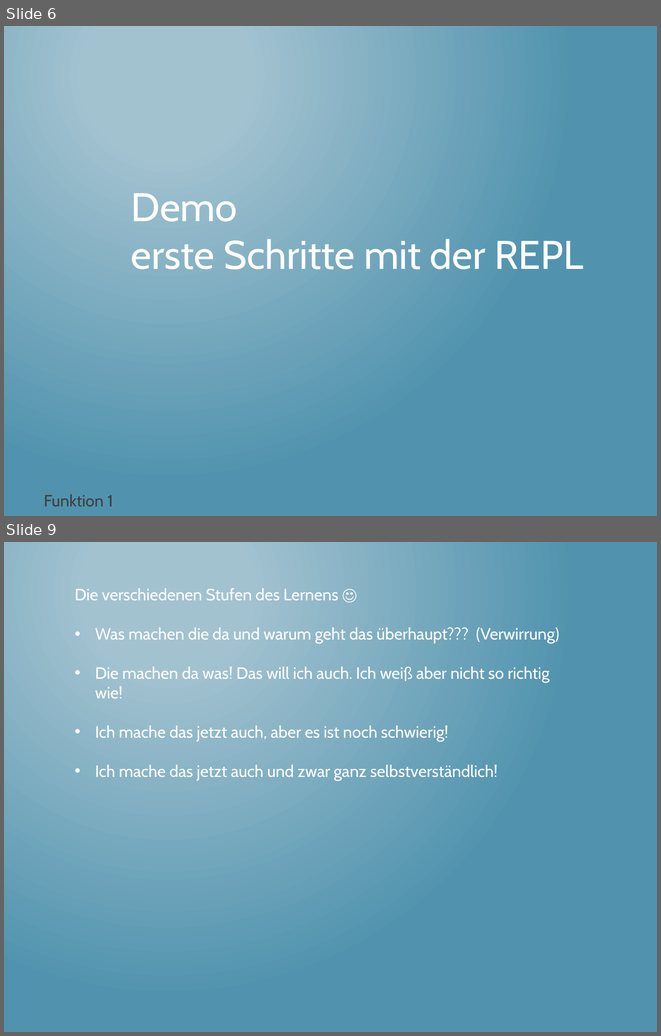
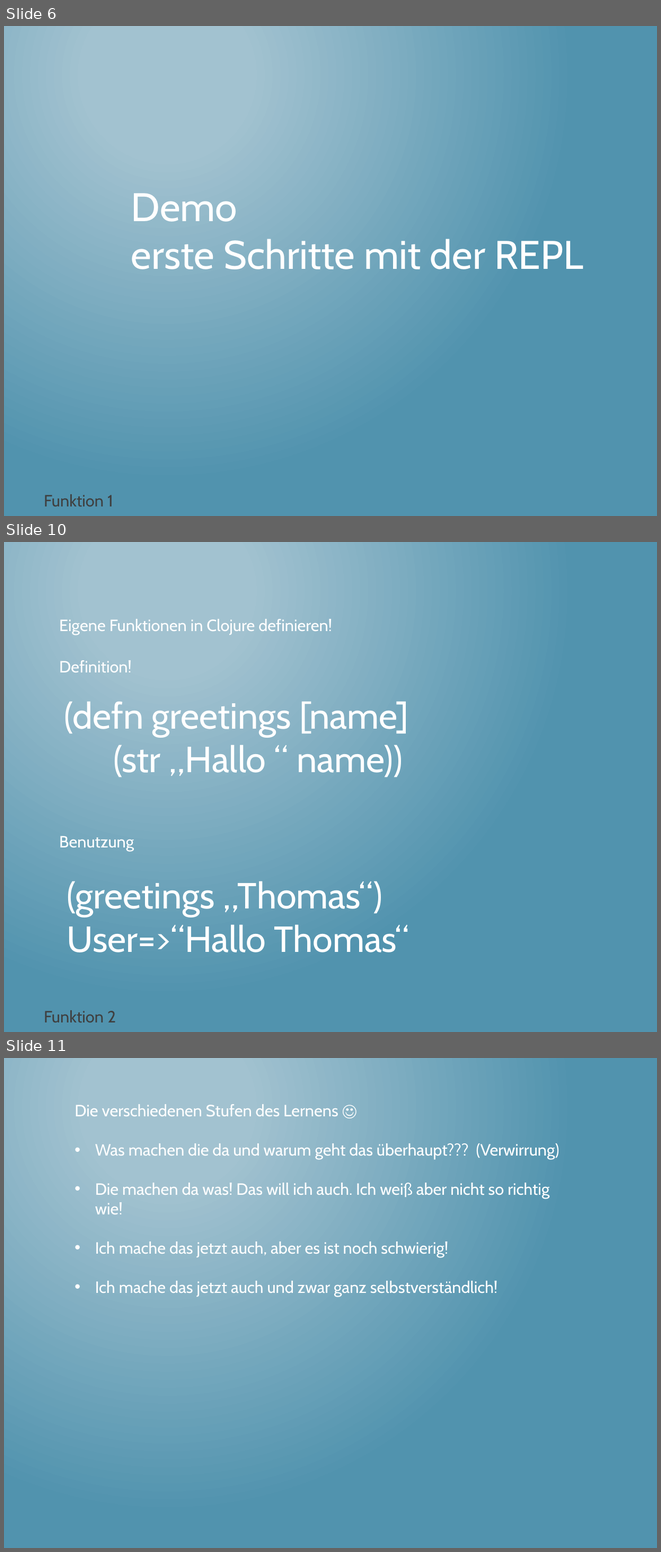
Before and after one commit to thomasschulte/ClojureUsergroupDemo, a slide deck: Clojure Vortrag .NET User Group.pptx. Shown one above the other, each under a label of ours: slides 6 and 9 before the commit, slides 6, 10 and 11 after it; the slides between them are not shown. The pictures are 661x1036 and 661x1552 pixels, drawn with LibreOffice and Linux fonts; fonts in the diff are those of the drawing. Boxes give left, top, right and bottom in pixels: in the first picture for what was removed or moved away, otherwise in the second. Text is boxed around its words. In the diff, an @@ line names an element or a change of style, - is before the commit and + after.

```diff
--- a/Clojure Vortrag .NET User Group.pptx
+++ b/Clojure Vortrag .NET User Group.pptx
@@ slide 10 added at [4,542,657,1032], background gradient #A3C3D1 to #5194AF @@
@@ text added at [59,619,332,635], 18 pt, text #FFFFFF @@
+Eigene Funktionen in Clojure definieren!
@@ text added at [59,660,132,672], 18 pt, text #FFFFFF @@
+Definition!
@@ text added at [64,701,408,777], 40 pt, text #FFFFFF @@
+(defn greetings [name]
+(str „Hallo “ name))
@@ text added at [59,836,134,851], 18 pt, text #FFFFFF @@
+Benutzung
@@ text added at [67,881,409,952], 40 pt, text #FFFFFF @@
+(greetings „Thomas“)
+User=>“Hallo Thomas“
@@ text added at [44,1010,116,1022], 18 pt, text #3F3F3F @@
+Funktion 2
@@ what was slide 9 is now slide 11 @@
```
Also in this commit, not shown: 3 slides changed, 1 other slide added, 1 other file.
